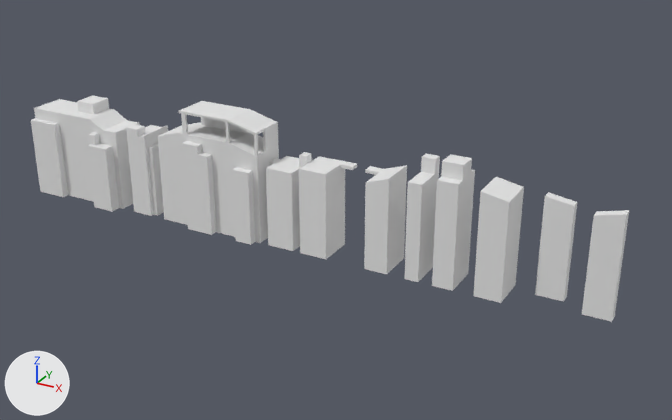
Renders of the FBX model Assets/Models/LevelModels/GameProjectMap1.fbx from each side of a commit.
Camera for both pictures: a 50 mm camera at (158.1, -149.2, 83.9) aimed at (75.4, 1.3, 8.6). Lighting does not change. The marker at lower left points along +X, +Y and +Z. Where no turn or scale is listed for an object, it has been applied to the vertices.
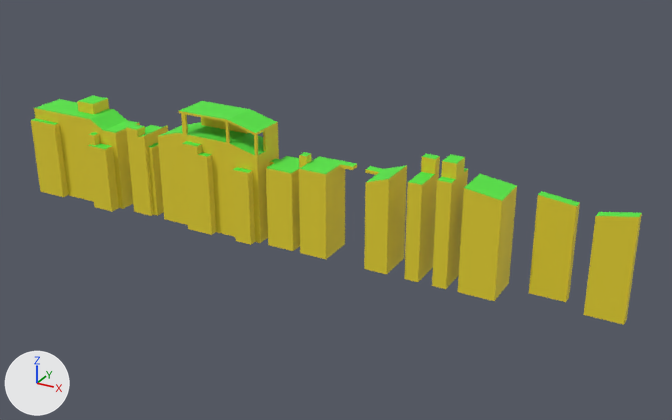
What changed in the scene script:
```text
Change mat_material:
    mat_material.base_color: (0.8, 0.8, 0.8) -> (0.8, 0.654, 0.0249)  # white #e7e7e7 -> yellow #e7d32c
Change me_cube:
    where me_cube.from_pydata(...)  # 62 vertices, 52 faces; spans x 0.0..23.7, y -6.3..4.0, z 0.0..22.4
    me_cube part 6: 11 of the faces centred in x 12.9..21.9, y -6.0..1.5, z 14.8..22.4 switch from mat_material (white #e7e7e7) to mat_material_001 (green #54e740)
    me_cube part 7: 2 of the faces centred in x 3.6..6.3, y -4.7..-0.2, z 17.6..20.0 switch from mat_material (white #e7e7e7) to mat_material_001 (green #54e740)
Change me_cube_012:
    where me_cube_012.from_pydata(...)  # 14 vertices, 11 faces; spans x -3.0..-0.2, y -4.0..4.0, z 0.0..23.0
    me_cube_012 part 9: the 1 face centred in x -1.6, y -1.0, z 20.0 switches from mat_material (white #e7e7e7) to mat_material_001 (green #54e740)
    me_cube_012 part 10: the 1 face centred in x -1.6, y 3.0, z 23.0 switches from mat_material (white #e7e7e7) to mat_material_001 (green #54e740)
    add me_cube_012.materials.append(mat_material_001)  # green #54e740
Change me_cube_002:
    where me_cube_002.from_pydata(...)  # 18 vertices, 15 faces; spans x -3.0..1.8, y -4.0..4.0, z 0.0..19.7
    me_cube_002 part 3: the 1 face centred in x -1.6, y -2.7, z 19.7 switches from mat_material (white #e7e7e7) to mat_material_001 (green #54e740)
    me_cube_002 part 4: the 1 face centred in x -1.6, y 1.3, z 18.0 switches from mat_material (white #e7e7e7) to mat_material_001 (green #54e740)
    add me_cube_002.materials.append(mat_material_001)  # green #54e740
Change me_cube_003:
    where me_cube_003.from_pydata(...)  # 74 vertices, 69 faces; spans x -6.3..1.9, y -0.7..0.7, z 0.0..25.7
    used by ob_cube_003; location = (41.2, 0.0, 0.0); rotation_euler = (-3.142, 0.0, 0.0), in degrees (-180, 0, 0); scale = (-3.04, -5.4, -1.0)
    me_cube_003 part 12: 7 of the faces centred in x -6.2..-2.2, y -0.7..0.6, z 24.1..25.7 switch from mat_material (white #e7e7e7) to mat_material_001 (green #54e740)
    me_cube_003 part 13: 4 of the faces centred in x -6.2..-5.1, y -0.7..0.4, z 19.2..20.0 switch from mat_material (white #e7e7e7) to mat_material_001 (green #54e740)
    me_cube_003 part 14: 2 of the faces centred in x -1.5..1.0, y -0.3..0.0, z 20.0..20.8 switch from mat_material (white #e7e7e7) to mat_material_001 (green #54e740)
Change me_cube_001:
    where me_cube_001.from_pydata(...)  # 8 vertices, 6 faces; spans x -2.7..2.7, y -4.0..4.0, z 0.0..21.0
    me_cube_001 part 15: the whole mesh is scaled about its middle by (1.34, 1, 1), then moved by (0.9, 0.0, 0.0)
Change me_cube_005:
    where me_cube_005.from_pydata(...)  # 8 vertices, 6 faces; spans x -2.9..3.0, y -4.0..4.0, z 0.0..17.0
    me_cube_005 part 1: the 1 face centred in x 0.0, y 0.0, z 17.0 switches from mat_material (white #e7e7e7) to mat_material_001 (green #54e740)
    add me_cube_005.materials.append(mat_material_001)  # green #54e740
Change me_cube_015:
    where me_cube_015.from_pydata(...)  # 8 vertices, 6 faces; spans x -1.0..1.0, y -0.2..0.2, z 0.0..20.6
    used by ob_cube_015; location = (129.3, 0.0, 0.0); scale = (2.68, 5.4, 1.0)
    me_cube_015 part 8: the 1 face centred in x 0.0, y 0.0, z 20.0 switches from mat_material (white #e7e7e7) to mat_material_001 (green #54e740)
    add me_cube_015.materials.append(mat_material_001)  # green #54e740
Change me_cube_010:
    where me_cube_010.from_pydata(...)  # 31 vertices, 23 faces; spans x -3.0..16.5, y -4.0..4.0, z 0.0..19.9
    me_cube_010 part 5: all 4 faces centred in x 0.6..14.1, y 0.0..3.0, z 18.3..19.1 switch from mat_material (white #e7e7e7) to mat_material_001 (green #54e740)
Change me_cube_013:
    where me_cube_013.from_pydata(...)  # 16 vertices, 12 faces; spans x -3.0..1.1, y -4.0..4.0, z 0.0..24.5
    me_cube_013 part 2: the whole mesh is scaled about its middle by (0.68, 1, 1), then moved by (-0.7, 0.0, 0.0)
Change me_cube_014:
    where me_cube_014.from_pydata(...)  # 8 vertices, 6 faces; spans x -1.0..1.0, y 0.4..0.7, z 0.0..19.9
    used by ob_cube_014; location = (119.8, 0.0, 0.0); scale = (2.68, 5.4, 1.0)
    me_cube_014 part 11: the 1 face centred in x 0.0, y 0.6, z 19.5 switches from mat_material (white #e7e7e7) to mat_material_001 (green #54e740)
    add me_cube_014.materials.append(mat_material_001)  # green #54e740
Change ob_cube_013:
    ob_cube_013.location: (110.0, 0.0, 0.0) -> (106.8, 0.0, 0.0)
Change ob_cube_015:
    ob_cube_015.location: (129.3, 0.0, 0.0) -> (130.6, 0.0, 0.0)
    ob_cube_015.scale: (2.68, 5.4, 1.0) -> (3.56, 5.4, 1.0)
Change ob_cube_014:
    ob_cube_014.location: (119.8, 0.0, 0.0) -> (119.4, 0.0, 0.0)
    ob_cube_014.scale: (2.68, 5.4, 1.0) -> (3.53, 5.4, 1.0)
```

Pixel boxes [x1, y1, x2, y2] of what changed, in the pictures (672 x 420 px):
'Cube.003', recoloured: [158, 101, 279, 243] in both
'Cube', recoloured (white to yellow): [31, 96, 140, 211] in both
'Cube.009', recoloured (white to yellow): [299, 156, 407, 274] in both
'Cube.013', recoloured, mesh rescaled, moved (white to yellow, 15% wider): before [473, 177, 524, 303]; after [458, 174, 517, 301]
'Cube.015', recoloured, moved, rescaled (white to yellow, 23% wider): before [582, 210, 629, 322]; after [584, 212, 642, 325]
'Cube.012', recoloured, mesh rescaled (white to yellow, 16% narrower): before [432, 154, 475, 291]; after [432, 154, 468, 289]
'Cube.014', recoloured, moved, rescaled (white to yellow, 21% wider): before [535, 192, 577, 302]; after [529, 191, 580, 302]
'Cube.011', recoloured (white to yellow): [404, 154, 440, 282] in both
'Cube.001', recoloured (white to yellow): [266, 156, 300, 251] in both
'Cube.005', recoloured (white to yellow): [182, 141, 216, 235] in both
'Cube.002', recoloured (white to yellow): [126, 124, 168, 216] in both
'Cube.006', recoloured (white to yellow): [232, 167, 255, 245] in both
'Cube.007', recoloured (white to yellow): [148, 143, 164, 216] in both
'Cube.010', recoloured: [299, 152, 312, 168] in both
'Cube.008', recoloured: [270, 158, 280, 165] in both
part 1 of me_cube_005, recoloured (white to green): [267, 156, 299, 173] in both
part 3 of me_cube_002, recoloured: [126, 124, 144, 130] in both
part 4 of me_cube_002, recoloured: [145, 125, 160, 134] in both
part 5 of me_cube_010, recoloured (white to green): [299, 156, 407, 182] in both
part 6 of me_cube, recoloured (white to green): [70, 96, 139, 149] in both
part 7 of me_cube, recoloured (white to green): [32, 99, 78, 125] in both
part 8 of me_cube_015, recoloured: before [594, 210, 629, 216]; after [596, 212, 642, 217]
part 9 of me_cube_012, recoloured (white to green): [408, 172, 435, 185] in both
part 10 of me_cube_012, recoloured: [422, 154, 439, 159] in both
part 11 of me_cube_014, recoloured: before [545, 192, 577, 206]; after [538, 191, 580, 206]
part 12 of me_cube_003, recoloured (white to green): [179, 101, 277, 133] in both
part 13 of me_cube_003, recoloured (white to green): [229, 133, 265, 155] in both
part 14 of me_cube_003, recoloured (white to green): [159, 122, 246, 142] in both
